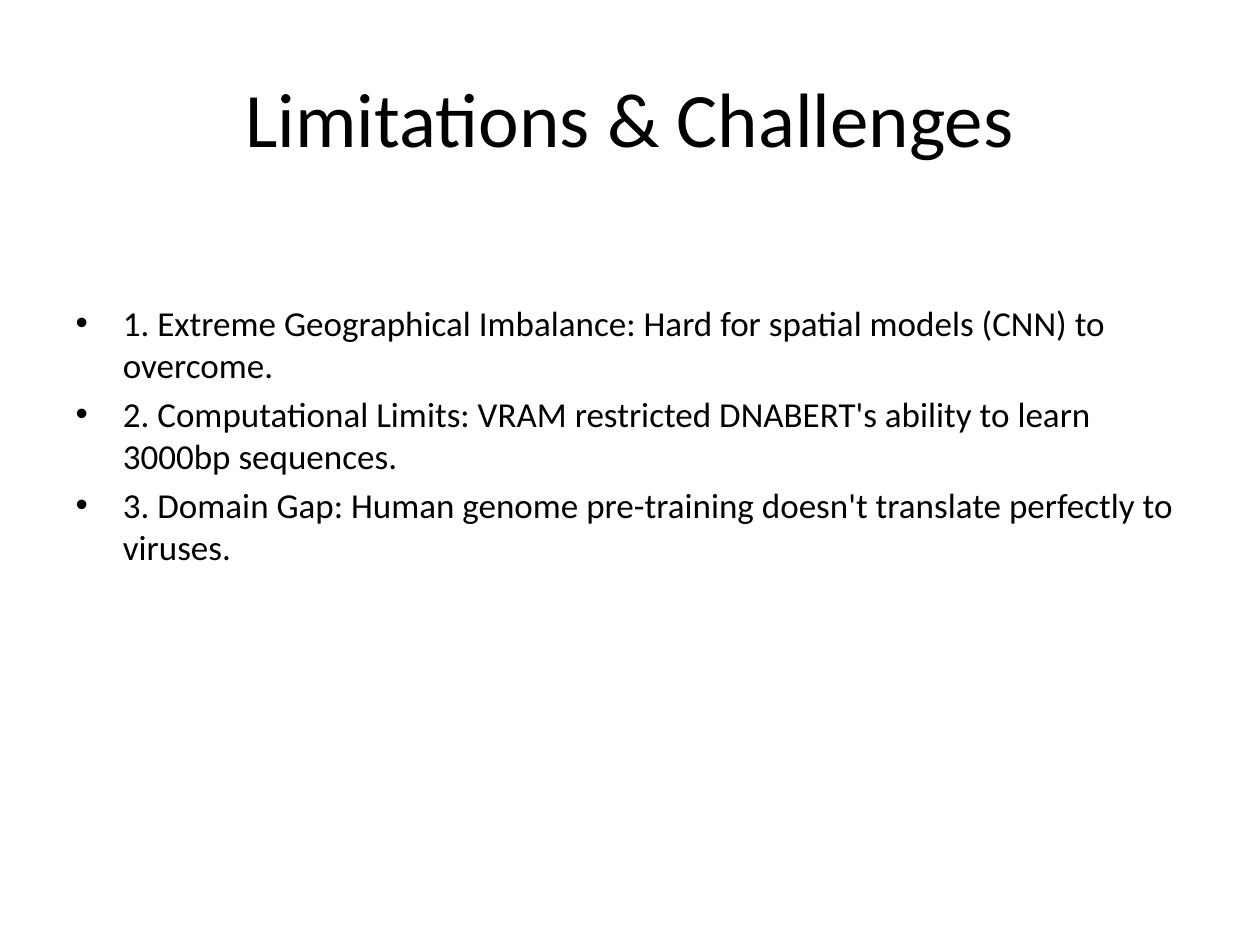
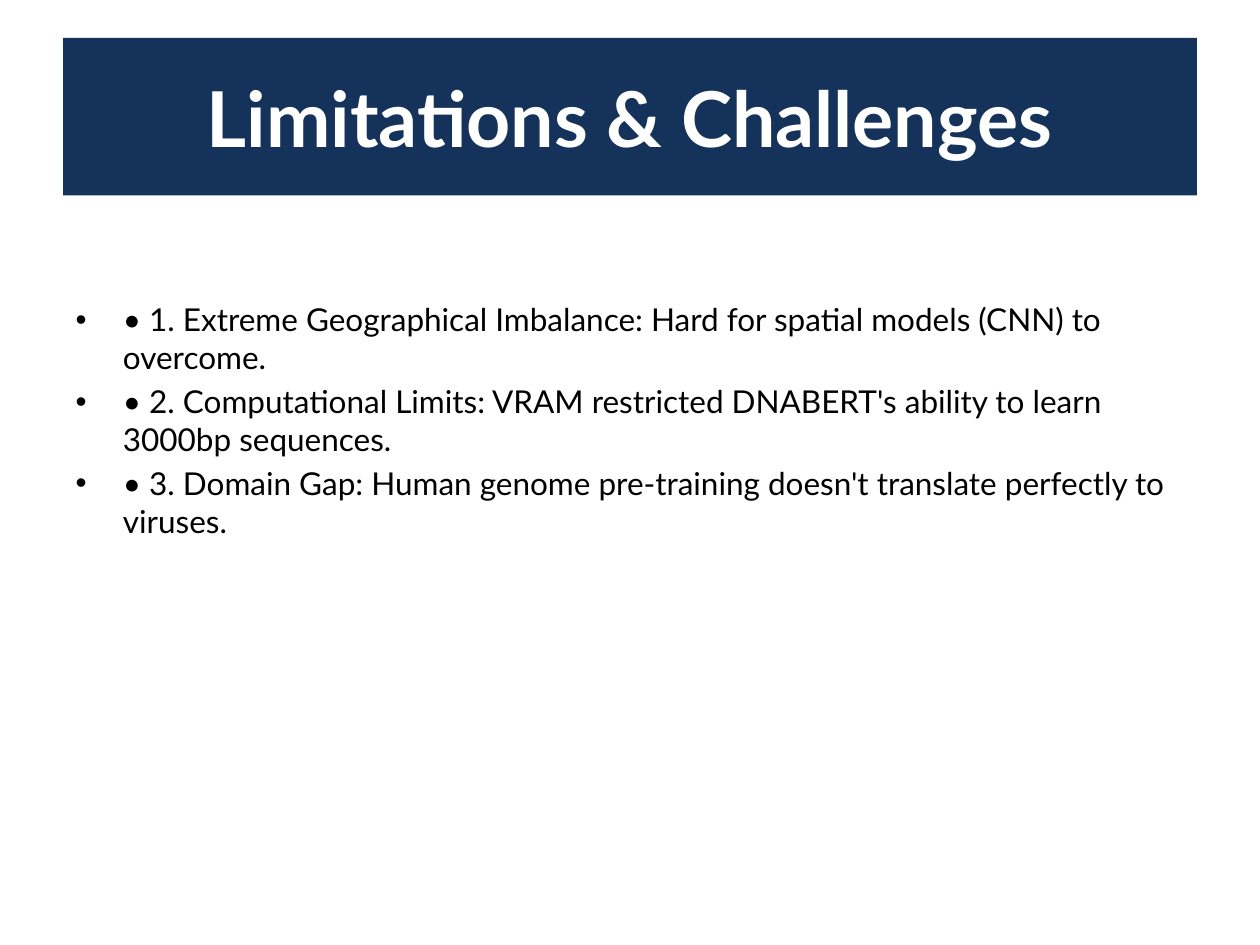
Before and after one commit to JNagawa/HIV_subtype_classifier_DeepLearning, a slide deck: slide 13 of reports/presentation.pptx. Drawn at 1260x945 pixels with LibreOffice and Linux fonts; fonts in the diff are those of the drawing. Boxes give left, top, right and bottom in pixels: in the first picture for what was removed or moved away, otherwise in the second. Text is boxed around its words. In the diff, an @@ line names an element or a change of style, - is before the commit and + after.

Commit message:
Apply premium dark blue styling, bold headers, and clean font sizing across the presentation

```diff
--- a/reports/presentation.pptx
+++ b/reports/presentation.pptx
@@ title "Limitations & Challenges": place and size @@
-title "Limitations & Challenges" at [246,93,1013,161]
+title "Limitations & Challenges" at [63,38,1197,195]
@@ title "Limitations & Challenges" at [63,38,1197,195]: font Calibri to Lato, text colour #000000 to #FFFFFF, bold on; fill none to #14325A @@
@@ text at [123,306,1164,534]: text changed; size 20 to 18 pt; font Calibri to Lato @@
-• 1. Extreme Geographical Imbalance: Hard for spatial models (CNN) to overcome.
-• 2. Computational Limits: VRAM restricted DNABERT's ability to learn 3000bp sequences.
-• 3. Domain Gap: Human genome pre-training doesn't translate perfectly to viruses.
+• • 1. Extreme Geographical Imbalance: Hard for spatial models (CNN) to overcome.
+• • 2. Computational Limits: VRAM restricted DNABERT's ability to learn 3000bp sequences.
+• • 3. Domain Gap: Human genome pre-training doesn't translate perfectly to viruses.
```
Also in this commit, not shown: 14 other slides changed, 1 other file.
